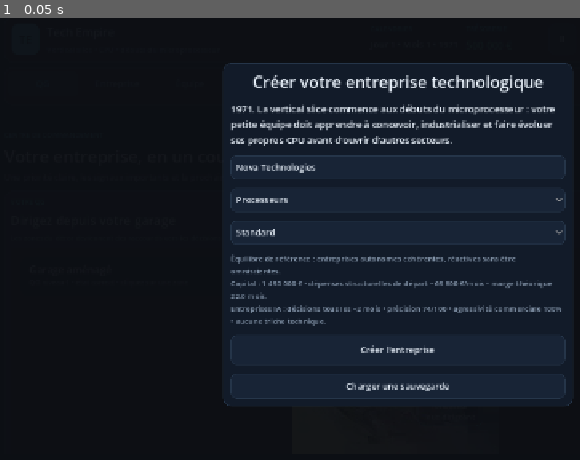
Above: before the commit, frame 1.
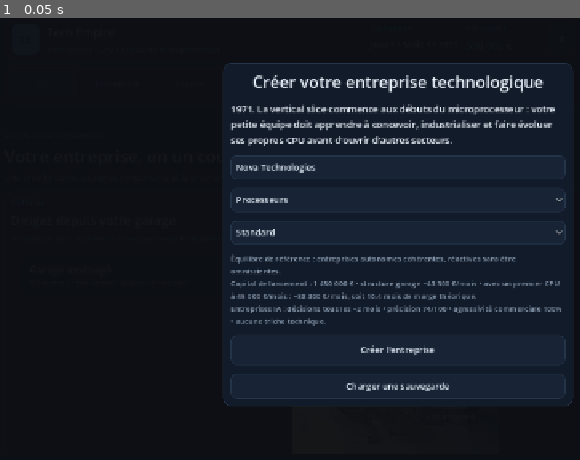
Above: after the commit, the same moment.

Repository: vadorus/addonhardwaregame2d
Game: Godot game, scene res://main.tscn
Two runs of this game, one before a commit and one after it. Both use one fixed random seed, a clock stepped at 60 frames per second and the inputs below.
Inputs:
- Up to frame 1 (0.05 s): no input

The runs differ from the first frame. In frame 1, 0.6% of the frame differs, in the area x 40-97%, y 59-64%.

Commit message:
ux: show realistic first CPU runway at setup

Diff:
--- a/main.gd
+++ b/main.gd
@@ -1374,18 +1374,18 @@
 		return
 	var key := _meta(setup_difficulty)
 	var data := BalanceManager.profile_data(key)
-	# Calcul local avec le profil sélectionné, sans modifier une partie en cours.
-	var base_company := 21000
+	# Projection locale du garage + budget CPU par défaut, sans modifier une partie en cours.
+	var base_company := 10500
 	var base_payroll := 32800
-	var base_research := 12000
-	var projected := int(round(float(base_company) * float(data.get("operating_cost", 1.0))))
-	projected += int(round(float(base_payroll) * float(data.get("salary_cost", 1.0))))
-	projected += int(round(float(base_research) * float(data.get("research_cost", 1.0))))
-	var capital := int(data.get("starting_capital", 500000))
-	var runway := float(capital) / maxf(float(projected), 1.0)
+	var base_first_cpu := 45000
+	var structural := int(round(float(base_company) * float(data.get("operating_cost", 1.0))))
+	structural += int(round(float(base_payroll) * float(data.get("salary_cost", 1.0))))
+	var with_first_cpu := structural + int(round(float(base_first_cpu) * float(data.get("research_cost", 1.0))))
+	var capital := int(data.get("starting_capital", 1450000))
+	var runway := float(capital) / maxf(float(with_first_cpu), 1.0)
 	var ai_profile := BalanceManager.company_ai_profile(key)
-	setup_difficulty_label.text = "%s\nCapital : %s € • dépenses structurelles de départ ~%s €/mois • marge théorique %.1f mois.\nEntreprises IA : décisions tous les ~ …(93 unchanged characters)…
-		BalanceManager.profile_description(key), _money(capital), _money(projected), runway,
+	setup_difficulty_label.text = "%s\nCapital de lancement : %s € • structure garage ~%s €/mois • avec un premier CPU à 45 000 €/mois : ~%s €/mois, soit %.1f mois de marge théorique.\nEntreprises IA : décisions tous les ~ …(93 unchanged characters)…
+		BalanceManager.profile_description(key), _money(capital), _money(structural), _money(with_first_cpu), runway,
 		int(ai_profile.get("decision_interval_months", 2)),
 		float(ai_profile.get("decision_quality", 0.74)) * 100.0,
 		float(ai_profile.get("commercial_aggression", 1.0)) * 100.0
